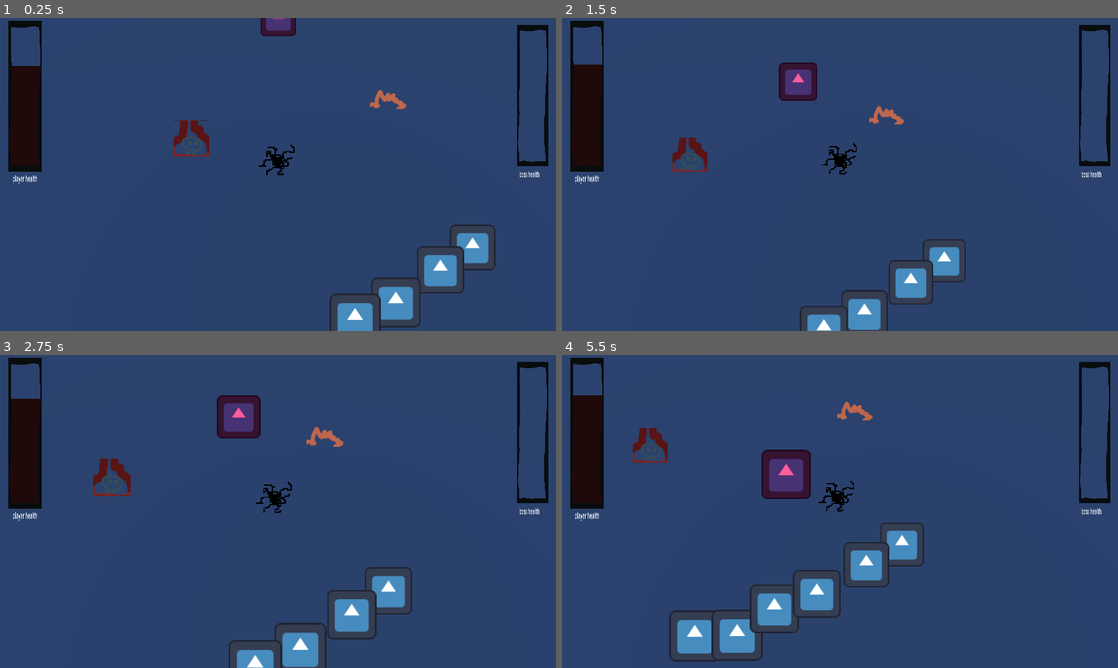
Above: before the commit, frames 1-4 (two rows, left to right).
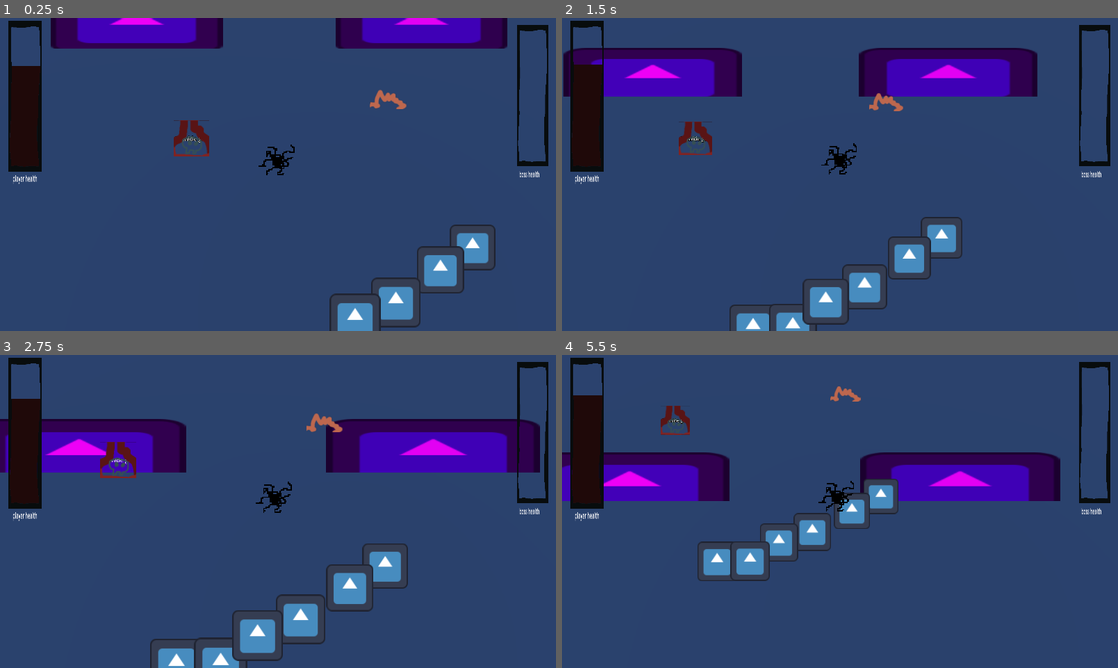
Above: after the commit, the same moments.

Repository: Area9579/Haustoria
Game: Godot game, scene res://Scenes/main.tscn
Same seed, same stepped clock (60 frames per second), same inputs: the game is played once before the commit and once after it. The engine's default icon, where the game draws it, is replaced by a stand-in: a white triangle on a blue panel in a dark square.
Inputs (mouse positions are in pixels of both pictures, inside the frame that each line leads up to):
- Up to frame 1 (0.25 s): no input
- Up to frame 2 (1.5 s): move the mouse to (962, 158) at 0.52 s; press the mouse at (962, 158) at 0.53 s; tap Space (jump) at 0.77 s; move the mouse to (728, 190) at 1.27 s; release the mouse at (728, 190) at 1.28 s; right-click (728, 190) at 1.35 s
- Up to frame 3 (2.75 s): tap Space (jump) at 1.52 s; move the mouse to (333, 442) at 2.02 s; press the mouse at (333, 442) at 2.03 s
- Up to frame 4 (5.5 s): move the mouse to (812, 574) at 2.77 s; release the mouse at (812, 574) at 2.78 s; right-click (812, 574) at 2.85 s; tap Space (jump) at 3.02, 3.77, 4.52 s; move the mouse to (1006, 558) at 3.52 s; press the mouse at (1006, 558) at 3.53 s; move the mouse to (673, 464) at 4.27 s; release the mouse at (673, 464) at 4.28 s; right-click (673, 464) at 4.35 s; move the mouse to (867, 511) at 5.02 s; press the mouse at (867, 511) at 5.03 s

The runs differ from the first frame. In frame 1, 6.4% of the frame differs, in the area x 9-92%, y 0-40%; in frame 2, 17%; in frame 3, 20%; in frame 4, 22%, in the area x 0-90%, y 10-98%.
Error after the commit: Invalid call. Nonexistent function 'collect_item' in base 'CharacterBody3D (boss.gd)'. (res://Scripts/poison.gd:19)

Commit message:
Enemy state machine, basic structure

Diff:
--- /dev/null
+++ b/Scenes/Boss.tscn
@@ -0,0 +1,94 @@
+[gd_scene load_steps=10 format=3 uid="uid://fl224xwk37sl"]
+
+[ext_resource type="Texture2D" uid="uid://c0hisog6kd4bj" path="res://Assets/icon.svg" id="1_lttd3"]
+[ext_resource type="Script" path="res://Scripts/Boss/boss.gd" id="1_vgxb7"]
+[ext_resource type="Script" path="res://Scripts/Boss/feet.gd" id="3_f4frn"]
+[ext_resource type="Script" path="res://Scripts/Boss/hands.gd" id="4_swuvd"]
+
+[sub_resource type="CylinderShape3D" id="CylinderShape3D_ackkn"]
+radius = 8.60811
+
+[sub_resource type="CylinderShape3D" id="CylinderShape3D_dkcf5"]
+radius = 3.0562
+
+[sub_resource type="CylinderShape3D" id="CylinderShape3D_tl6ao"]
+radius = 3.18007
+
+[sub_resource type="CylinderShape3D" id="CylinderShape3D_0mtwb"]
+radius = 11.4351
+
+[sub_resource type="CylinderShape3D" id="CylinderShape3D_2qboq"]
+radius = 14.8466
+
+[node name="Boss" type="CharacterBody3D"]
+collision_layer = 2
+collision_mask = 8
+script = ExtResource("1_vgxb7")
+
+[node name="CollisionShape3D" type="CollisionShape3D" parent="."]
+shape = SubResource("CylinderShape3D_ackkn")
+
+[node name="Feet" type="Node3D" parent="."]
+script = ExtResource("3_f4frn")
+
+[node name="Left" type="Area3D" parent="Feet"]
+collision_layer = 48
+collision_mask = 0
+
+[node name="CollisionShape3D" type="CollisionShape3D" parent="Feet/Left"]
+transform = Transform3D(1, 0, 0, 0, 1, 0, 0, 0, 1, 5.22042, 0, 0)
+shape = SubResource("CylinderShape3D_dkcf5")
+
+[node name="Sprite3D" type="Sprite3D" parent="Feet/Left"]
+transform = Transform3D(4.905, 0, 0, 0, 1.6, 0, 0, 0, 1, 5.22042, 0, 0)
+modulate = Color(0.891854, 0.00108814, 0.955406, 1)
+billboard = 1
+texture = ExtResource("1_lttd3")
+
+[node name="Right" type="Area3D" parent="Feet"]
+collision_layer = 48
+collision_mask = 0
+
+[node name="CollisionShape3D" type="CollisionShape3D" parent="Feet/Right"]
+transform = Transform3D(1, 0, 0, 0, 1, 0, 0, 0, 1, -5.16422, 0, 0)
+shape = SubResource("CylinderShape3D_tl6ao")
+
+[node name="Sprite3D" type="Sprite3D" parent="Feet/Right"]
+transform = Transform3D(4.905, 0, 0, 0, 1.6, 0, 0, 0, 1, -5.16422, 0, 0)
+modulate = Color(0.931858, 0.000935277, 0.965965, 1)
+billboard = 1
+texture = ExtResource("1_lttd3")
+
+[node name="Hands" type="Node3D" parent="."]
+script = ExtResource("4_swuvd")
+
+[node name="Left" type="Area3D" parent="Hands"]
+collision_layer = 0
+collision_mask = 48
+
+[node name="CollisionShape3D" type="CollisionShape3D" parent="Hands/Left"]
+
+[node name="Right" type="Area3D" parent="Hands"]
+collision_layer = 0
+collision_mask = 48
+
+[node name="CollisionShape3D" type="CollisionShape3D" parent="Hands/Right"]
+
+[node name="Feet Proximity" type="Area3D" parent="."]
+collision_layer = 0
+
+[node name="CollisionShape3D" type="CollisionShape3D" parent="Feet Proximity"]
+shape = SubResource("CylinderShape3D_0mtwb")
+
+[node name="Hand Proximity" type="Area3D" parent="."]
+collision_layer = 0
+
+[node name="CollisionShape3D" type="CollisionShape3D" parent="Hand Proximity"]
+shape = SubResource("CylinderShape3D_2qboq")
+
+[node name="NavigationAgent3D" type="NavigationAgent3D" parent="."]
+
+[connection signal="body_entered" from="Feet Proximity" to="." method="_on_feet_proximity_body_entered"]
+[connection signal="body_exited" from="Feet Proximity" to="." method="_on_feet_proximity_body_exited"]
+[connection signal="body_entered" from="Hand Proximity" to="." method="_on_hand_proximity_body_entered"]
+[connection signal="body_exited" from="Hand Proximity" to="." method="_on_hand_proximity_body_exited"]
--- a/Scenes/MobileEnemy.tscn
+++ /dev/null
@@ -1,21 +0,0 @@
-[gd_scene load_steps=4 format=3 uid="uid://fl224xwk37sl"]
-
-[ext_resource type="Texture2D" uid="uid://c0hisog6kd4bj" path="res://Assets/icon.svg" id="1_lttd3"]
-[ext_resource type="Script" path="res://Scripts/mobile_enemy.gd" id="1_vgxb7"]
-
-[sub_resource type="CylinderShape3D" id="CylinderShape3D_w5ngo"]
-height = 1.24401
-radius = 0.57837
-
-[node name="MobileEnemy" type="CharacterBody3D"]
-script = ExtResource("1_vgxb7")
-
-[node name="Sprite3D" type="Sprite3D" parent="."]
-modulate = Color(1, 0.367668, 0.610006, 1)
-billboard = 1
-texture = ExtResource("1_lttd3")
-
-[node name="CollisionShape3D" type="CollisionShape3D" parent="."]
-shape = SubResource("CylinderShape3D_w5ngo")
-
-[node name="NavigationAgent3D" type="NavigationAgent3D" parent="."]
--- /dev/null
+++ b/Scripts/Boss/boss.gd
@@ -0,0 +1,81 @@
+extends CharacterBody3D
+
+@onready var feet: Node3D = $Feet
+@onready var hands: Node3D = $Hands
+@onready var navigation_agent: NavigationAgent3D = $NavigationAgent3D
+@onready var movement_target = get_node("../Player")
+
+enum States {stunned, feet_attacking, hand_attacking, walking}
+const MOVEMENT_SPEED: float = 2.0
+var state = States.walking
+
+
+func _ready():
+	navigation_actor_setup.call_deferred()
+
+
+func _physics_process(delta):
+	match state:
+		States.walking:
+			navigation_physics_procces()
+			feet.attacking = false
+			hands.attacking = false
+		States.stunned:
+			feet.attacking = false
+			hands.attacking = false
+		States.feet_attacking:
+			navigation_physics_procces()
+			feet.attacking = true
+			hands.attacking = true
+		States.hand_attacking:
+			navigation_physics_procces()
+			feet.attacking = false
+			hands.attacking = true
+
+	move_and_slide()
+
+
+
+## Navigation-related functions
+func navigation_actor_setup():
+	# Adjust nav actor's speed and route layout
+	navigation_agent.path_desired_distance = 0.5
+	navigation_agent.target_desired_distance = 0.5
+	# Wait for the first physics frame so the NavigationServer can sync.
+	await get_tree().physics_frame
+	# Now that the navigation map is no longer empty, set the movement target.
+	navigation_set_movement_target(movement_target.position)
+
+func navigation_set_movement_target(_movement_target: Vector3):
+	navigation_agent.set_target_position(_movement_target)
+
+func navigation_physics_procces():
+	# set new target position to player position each frame
+	navigation_set_movement_target(movement_target.position)
+	#
+	if navigation_agent.is_navigation_finished():
+		return
+
+	var current_nav_agent_position: Vector3 = global_position
+	var next_path_position: Vector3 = navigation_agent.get_next_path_position()
+
+	# Change current velocity
+	velocity = current_nav_agent_position.direction_to(next_path_position) * MOVEMENT_SPEED
+
+
+## Signals
+
+func _on_feet_proximity_body_entered(body: Node3D) -> void:
+	state = States.feet_attacking
+
+
+func _on_feet_proximity_body_exited(body: Node3D) -> void:
+	state = States.hand_attacking
+
+
+func _on_hand_proximity_body_entered(body: Node3D) -> void:
+	state = States.hand_attacking
+
+
+func _on_hand_proximity_body_exited(body: Node3D) -> void:
+	state = States.walking
--- /dev/null
+++ b/Scripts/Boss/feet.gd
@@ -0,0 +1,15 @@
+extends Node3D
+
+@export var attacking: bool = false
+
+# Called when the node enters the scene tree for the first time.
+func _ready() -> void:
+	pass # Replace with function body.
+
+
+
+
+# Called every frame. 'delta' is the elapsed time since the previous frame.
+func _process(delta: float) -> void:
+	if attacking:
+		print("Feet attack")
--- /dev/null
+++ b/Scripts/Boss/hands.gd
@@ -0,0 +1,12 @@
+extends Node3D
+
+@export var attacking: bool = false
+
+# Called when the node enters the scene tree for the first time.
+func _ready() -> void:
+	pass # Replace with function body.
+
+
+# Called every frame. 'delta' is the elapsed time since the previous frame.
+func _process(delta: float) -> void:
+	pass
--- a/Scripts/mobile_enemy.gd
+++ b/Scripts/boss.gd
@@ -9,13 +9,19 @@
 @onready var navigation_agent: NavigationAgent3D = $NavigationAgent3D
 
 func _ready():
+	# These values need to be adjusted for the actor's speed
+	# and the navigation layout.
 	navigation_agent.path_desired_distance = 0.5
 	navigation_agent.target_desired_distance = 0.5
+
+	# Make sure to not await during _ready.
 	actor_setup.call_deferred()
 
 
 func actor_setup():
+	# Wait for the first physics frame so the NavigationServer can sync.
 	await get_tree().physics_frame
+	# Now that the navigation map is no longer empty, set the movement target.
 	set_movement_target(movement_target.position)
 
 func set_movement_target(_movement_target: Vector3):
@@ -23,14 +29,16 @@
 
 
 func _physics_process(delta):
-	look_at(movement_target.position)
+	#look_at(movement_target.position)
 	# set new target position to player position each frame
 	set_movement_target(movement_target.position)
+	#
 	if navigation_agent.is_navigation_finished():
 		return
 
 	var current_agent_position: Vector3 = global_position
 	var next_path_position: Vector3 = navigation_agent.get_next_path_position()
 
+	# Change current velocity
 	velocity = current_agent_position.direction_to(next_path_position) * movement_speed
 	move_and_slide()
--- /dev/null
+++ b/Scripts/foot.gd
@@ -0,0 +1,14 @@
+extends Area3D
+
+
+
+# Called when the node enters the scene tree for the first time.
+func _ready() -> void:
+	pass # Replace with function body.
+
+
+
+
+# Called every frame. 'delta' is the elapsed time since the previous frame.
+func _process(delta: float) -> void:
+	pass
